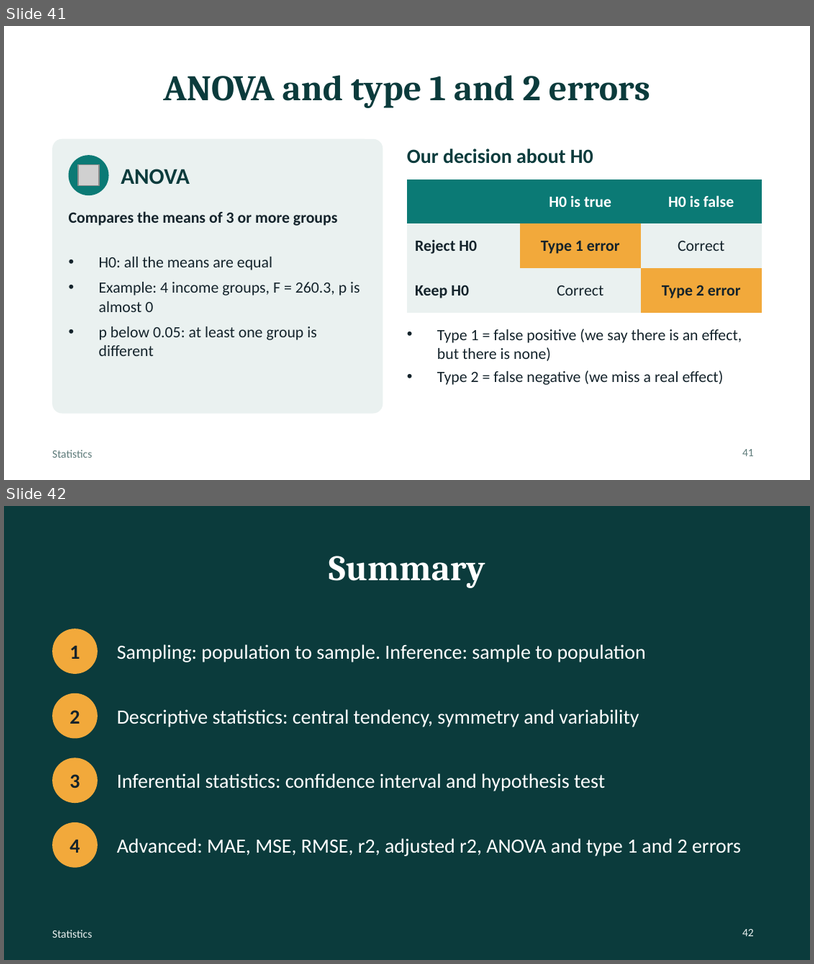
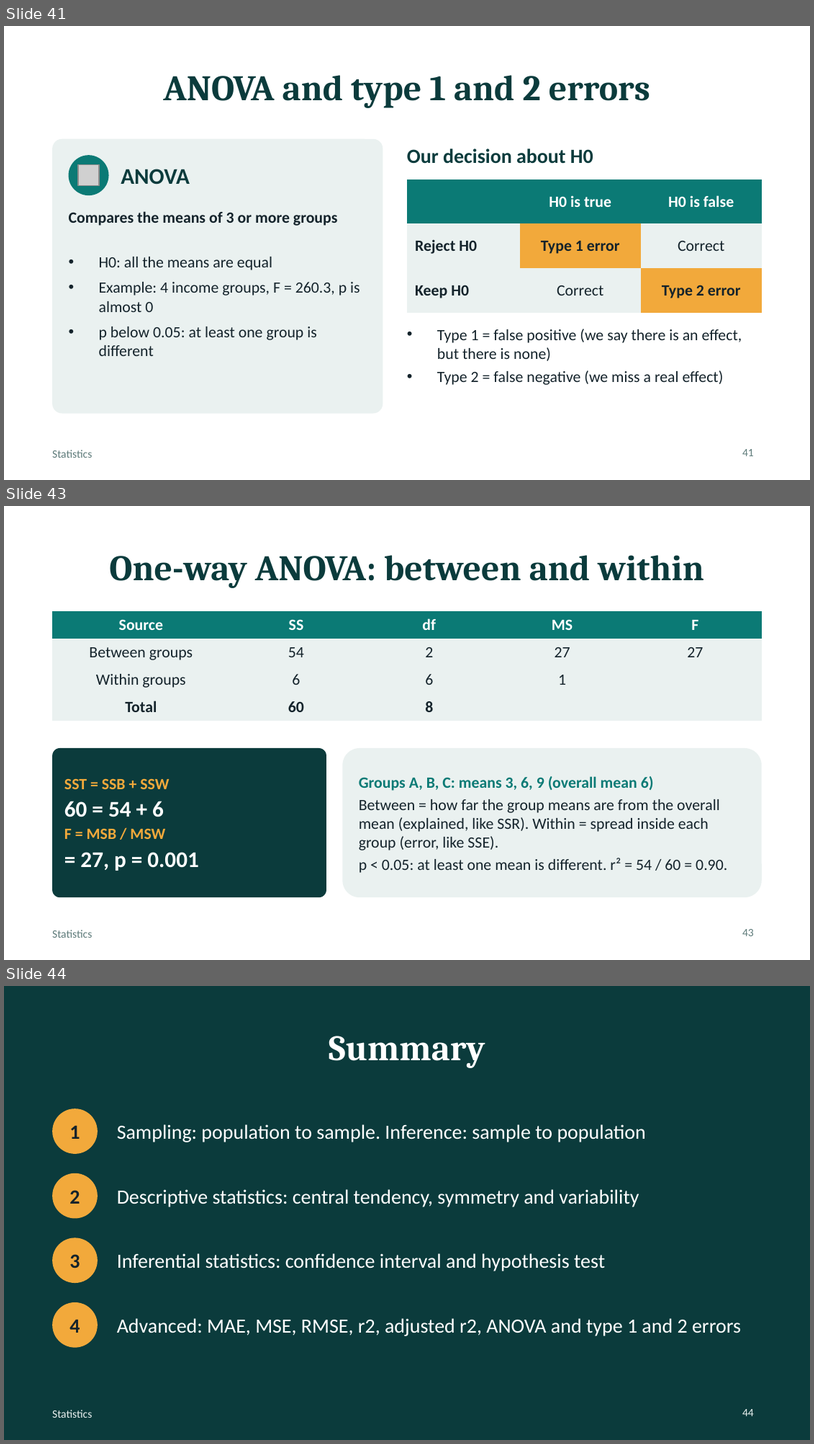
Before and after one commit to mgm-murali-ai/ai-learning, a slide deck: AI-Naresh-IT/notes/28-to-30-class-06-01-2026/stastics/statistics.pptx. Shown one above the other, each under a label of ours: slides 41 and 42 before the commit, slides 41, 43 and 44 after it; the slides between them are not shown. The pictures are 814x964 and 814x1444 pixels, drawn with LibreOffice and Linux fonts; fonts in the diff are those of the drawing; grey boxes stand for pictures. Boxes give left, top, right and bottom in pixels: in the first picture for what was removed or moved away, otherwise in the second. Text is boxed around its words. In the diff, an @@ line names an element or a change of style, - is before the commit and + after.

```diff
--- a/AI-Naresh-IT/notes/28-to-30-class-06-01-2026/stastics/statistics.pptx
+++ b/AI-Naresh-IT/notes/28-to-30-class-06-01-2026/stastics/statistics.pptx
@@ slide 43 added at [4, 506, 810, 960], background #FFFFFF; not listed: 1 template element that a slide beside it also shows @@
@@ title added at [109, 555, 705, 588], 32 pt, text #0B3B3C, bold @@
+One-way ANOVA: between and within
@@ table added at [52, 611, 762, 721], 4 rows, 5 columns @@
+Source | SS | df | MS | F
+Between groups | 54 | 2 | 27 | 27
+Within groups | 6 | 6 | 1 | 
+Total | 60 | 8 |  | 
@@ rounded rectangle added at [52, 748, 327, 897], fill #0B3B3C @@
@@ rounded rectangle added at [342, 748, 762, 897], fill #EAF1F0 @@
@@ text added at [64, 778, 198, 870], 14 pt, text #F2A93B, bold @@
+SST = SSB + SSW
+60 = 54 + 6
+F = MSB / MSW
+= 27, p = 0.001
@@ text added at [359, 776, 728, 872], 14 pt, text #14232B @@
+Groups A, B, C: means 3, 6, 9 (overall mean 6)
+Between = how far the group means are from the overall mean (explained, like SSR). Within = spread inside each group (error, like SSE).
+p < 0.05: at least one mean is different. r² = 54 / 60 = 0.90.
@@ page number added at [743, 929, 754, 936], 10 pt, text #5E7B7A @@
+43
@@ what was slide 42 is now slide 44 @@
@@ page number at [743, 1409, 754, 1416]: text changed @@
-42
+44
```
Also in this commit, not shown: 1 other slide added, 9 other files.
